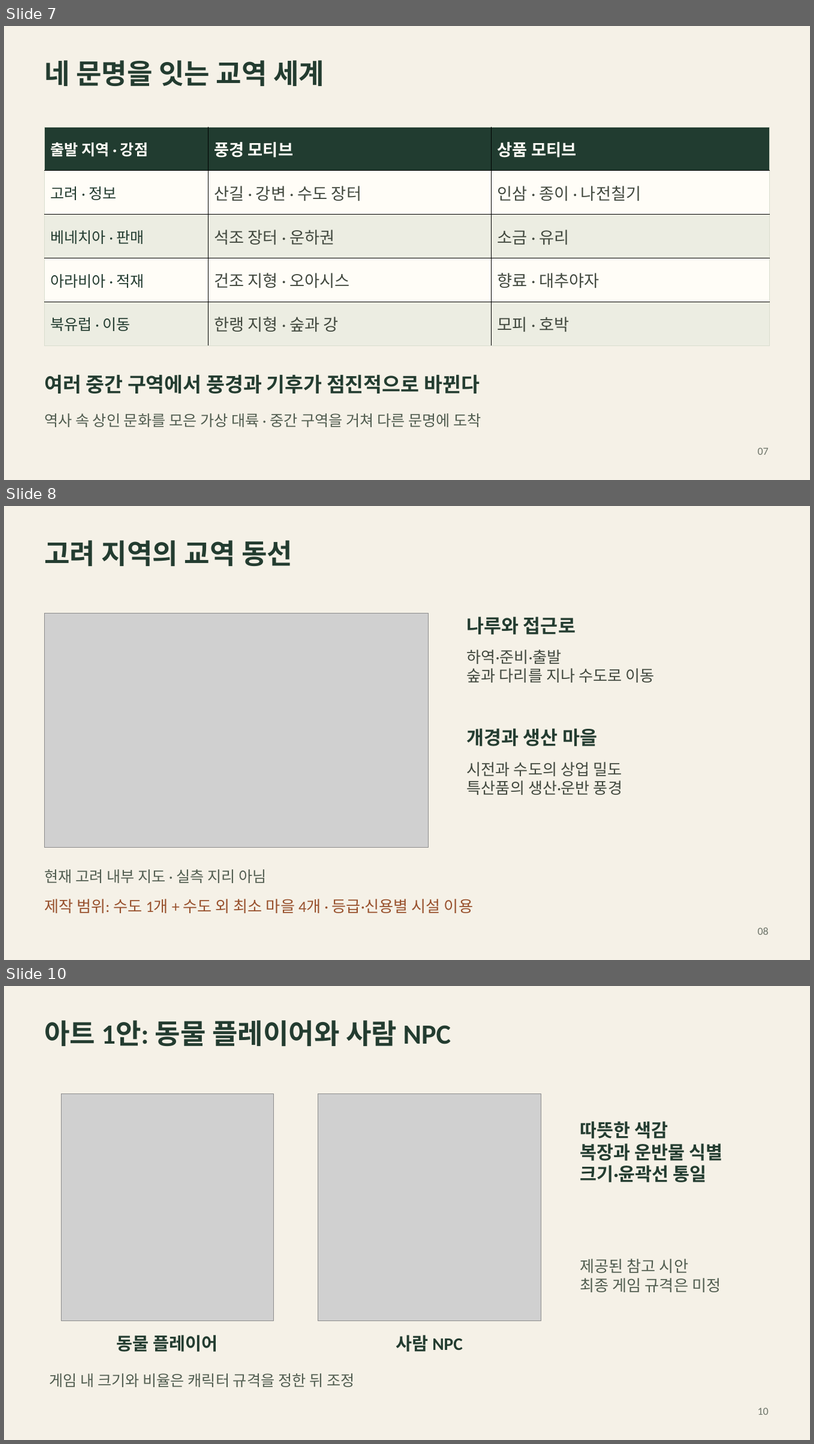
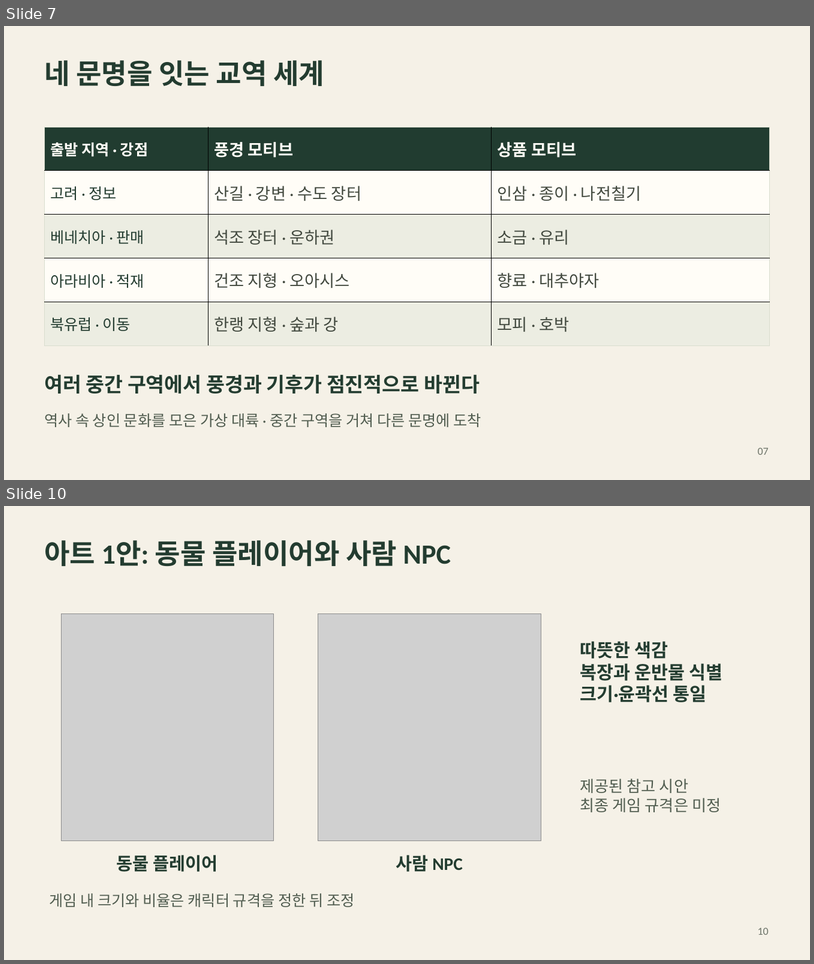
Before and after one commit to hundredman/pocket-caravan, a slide deck: Presentations/2026-10-19/팀별 게임 기획 발표 자료_최종.pptx. Shown one above the other, each under a label of ours: slides 7, 8 and 10 before the commit, slides 7 and 10 after it; the slides between them are not shown. The pictures are 814x1444 and 814x964 pixels, drawn with LibreOffice and Linux fonts; fonts in the diff are those of the drawing; grey boxes stand for pictures. Boxes give left, top, right and bottom in pixels: in the first picture for what was removed or moved away, otherwise in the second. Text is boxed around its words. In the diff, an @@ line names an element or a change of style, - is before the commit and + after.

```diff
--- a/Presentations/2026-10-19/팀별 게임 기획 발표 자료_최종.pptx
+++ b/Presentations/2026-10-19/팀별 게임 기획 발표 자료_최종.pptx
@@ slide 8 removed at (4, 506, 810, 960), background #F5F1E7 @@
@@ text removed at (44, 540, 293, 566) @@
-고려 지역의 교역 동선
@@ picture removed at (45, 613, 429, 847) @@
@@ text removed at (467, 616, 576, 634) @@
-나루와 접근로
@@ text removed at (467, 649, 654, 682) @@
-하역·준비·출발
-숲과 다리를 지나 수도로 이동
@@ text removed at (467, 728, 597, 746) @@
-개경과 생산 마을
@@ text removed at (467, 762, 623, 795) @@
-시전과 수도의 상업 밀도
-특산품의 생산·운반 풍경
@@ text removed at (44, 869, 266, 883) @@
-현재 고려 내부 지도 · 실측 지리 아님
@@ text removed at (44, 898, 473, 913) @@
-제작 범위: 수도 1개 + 수도 외 최소 마을 4개 · 등급·신용별 시설 이용
@@ text removed at (758, 927, 769, 934) @@
-08
```
Also in this commit, not shown: 10 slides changed, 1 slide added, 6 other files.
